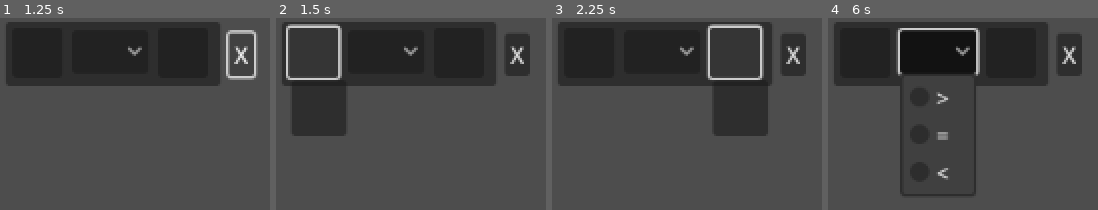
Above: before the commit, frames 1-4 (left to right).
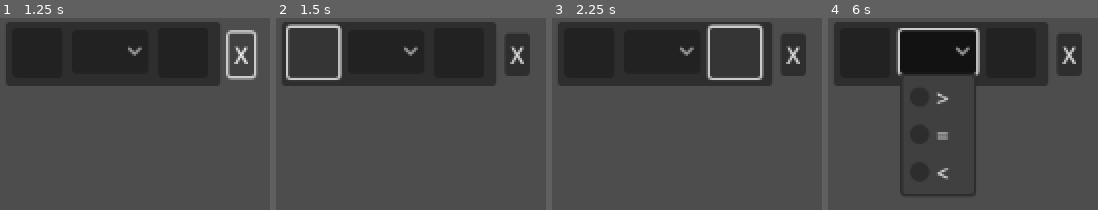
Above: after the commit, the same moments.

Repository: Carth501/The-Big-Grid
Game: Godot game, scene res://scenes/ConditionBar.tscn
The game is run twice, just before and just after one commit, with the same random seed, the same clock (stepped at 60 frames per second) and the same inputs. This scene is started directly instead of the project's main scene.
Inputs (mouse positions are in pixels of both pictures, inside the frame that each line leads up to):
- Up to frame 1 (1.25 s): click "X" at 0.5 s
- Up to frame 2 (1.5 s): click (313, 52) at 1.25 s
- Up to frame 3 (2.25 s): click (735, 52) at 2 s
- Up to frame 4 (6 s): click (865, 52) at 2.75 s; click (1011, 52) at 3.5 s; click (865, 52) at 4.25 s; click (1011, 52) at 5 s; click (938, 52) at 5.75 s

Frame 1 is identical in both runs. In frame 2, 5.2% of the frame differs, in the area x 5-26%, y 35-62%; in frame 3, 5.2%; in frame 4, nothing differs.
Error in both runs: Invalid call. Nonexistent function 'delete' in base 'Nil'. (res://scripts/display/ConditionBar.gd:82)

Commit message:
Move supply label popup up to supply display

Diff:
--- a/scenes/display/SupplyDisplay.tscn
+++ b/scenes/display/SupplyDisplay.tscn
@@ -9,7 +9,7 @@
 [ext_resource type="Texture2D" uid="uid://bismbh0tk8iw0" path="res://textures/symbols/Supply Warning.png" id="7_qetdo"]
 [ext_resource type="Script" path="res://scripts/display/SupplyWarning.gd" id="8_0ypd4"]
 
-[node name="SupplyDisplay" type="Control" node_paths=PackedStringArray("supply_icon_display", "value_label", "max_label", "delta_label", "supply_button", "supply_change_feedback", "supply_curtain", "objective_star", "supply_warning")]
+[node name="SupplyDisplay" type="Control" node_paths=PackedStringArray("supply_icon_display", "value_label", "max_label", "delta_label", "supply_button", "supply_change_feedback", "supply_curtain", "objective_star", "supply_warning", "popup_container", "popup_label")]
 custom_minimum_size = Vector2(128, 64)
 layout_mode = 3
 anchors_preset = 0
@@ -23,6 +23,8 @@
 supply_curtain = NodePath("Button/SupplyCurtain")
 objective_star = NodePath("Button/ObjectiveStar")
 supply_warning = NodePath("Button/SupplyWarning")
+popup_container = NodePath("Button/PanelContainer")
+popup_label = NodePath("Button/PanelContainer/Label")
 
 [node name="Button" type="Button" parent="."]
 layout_mode = 1
@@ -159,7 +161,21 @@
 top_level = true
 layout_mode = 2
 
+[node name="PanelContainer" type="PanelContainer" parent="Button"]
+visible = false
+z_index = 1
+layout_mode = 0
+offset_top = 36.0
+offset_right = 40.0
+offset_bottom = 76.0
+mouse_filter = 2
+
+[node name="Label" type="Label" parent="Button/PanelContainer"]
+layout_mode = 2
+
 [connection signal="left_click" from="Button" to="." method="select"]
+[connection signal="mouse_entered" from="Button" to="." method="show_label"]
+[connection signal="mouse_exited" from="Button" to="." method="hide_label"]
 [connection signal="right_click" from="Button" to="." method="open_menu"]
 [connection signal="mouse_entered" from="Button/ObjectiveStar" to="Button/ObjectiveStar" method="open_objective_panel"]
 [connection signal="mouse_exited" from="Button/ObjectiveStar" to="Button/ObjectiveStar" method="close_objective_panel"]
--- a/scenes/display/SupplyIconDisplay.tscn
+++ b/scenes/display/SupplyIconDisplay.tscn
@@ -2,14 +2,12 @@
 
 [ext_resource type="Script" path="res://scripts/display/SupplyIconDisplay.gd" id="1_8gr0y"]
 
-[node name="SupplyIconDisplay" type="Control" node_paths=PackedStringArray("texture_rect", "panel_container", "label")]
+[node name="SupplyIconDisplay" type="Control" node_paths=PackedStringArray("texture_rect")]
 layout_mode = 3
 anchors_preset = 0
 mouse_filter = 1
 script = ExtResource("1_8gr0y")
 texture_rect = NodePath("MarginContainer/TextureRect")
-panel_container = NodePath("MarginContainer/TextureRect/PanelContainer")
-label = NodePath("MarginContainer/TextureRect/PanelContainer/Label")
 
 [node name="MarginContainer" type="MarginContainer" parent="."]
 layout_mode = 2
@@ -25,17 +23,5 @@
 layout_mode = 2
 expand_mode = 4
 
-[node name="PanelContainer" type="PanelContainer" parent="MarginContainer/TextureRect"]
-visible = false
-z_index = 1
-layout_mode = 0
-offset_top = 36.0
-offset_right = 40.0
-offset_bottom = 76.0
-mouse_filter = 2
-
-[node name="Label" type="Label" parent="MarginContainer/TextureRect/PanelContainer"]
-layout_mode = 2
-
 [connection signal="mouse_entered" from="." to="." method="show_label"]
 [connection signal="mouse_exited" from="." to="." method="hide_label"]
--- a/scripts/display/SupplyDisplay.gd
+++ b/scripts/display/SupplyDisplay.gd
@@ -9,6 +9,8 @@
 @export var supply_curtain : Panel
 @export var objective_star : Objective_Star
 @export var supply_warning : Supply_Warning
+@export var popup_container : PanelContainer
+@export var popup_label : Label
 var supply : Supply
 var revealed := false
 var showing := true
@@ -42,7 +44,7 @@
 func set_icon_display():
 	if(supply.supply_icon_path != null && supply.supply_icon_path != ""):
 		supply_icon_display.set_image_by_path(supply.supply_icon_path)
-	supply_icon_display.set_supply_name(supply.get_translation())
+	set_supply_name(supply.get_translation())
 
 func set_value_display(value : float):
 	value_label.text = center(str("%.1f" % value))
@@ -110,3 +112,12 @@
 
 func unset_objective():
 	objective_star.visible = false
+
+func set_supply_name(new_name : String):
+	popup_label.text = new_name
+
+func show_label():
+	popup_container.visible = true
+
+func hide_label():
+	popup_container.visible = false
--- a/scripts/display/SupplyIconDisplay.gd
+++ b/scripts/display/SupplyIconDisplay.gd
@@ -1,18 +1,7 @@
 class_name Supply_Icon_Display extends Control
 
 @export var texture_rect : TextureRect
-@export var panel_container : PanelContainer
-@export var label : Label
 
 func set_image_by_path(path : String):
 	var image = load(path)
 	texture_rect.set_texture(image)
-
-func set_supply_name(new_name : String):
-	label.text = new_name
-
-func show_label():
-	panel_container.visible = true
-
-func hide_label():
-	panel_container.visible = false
